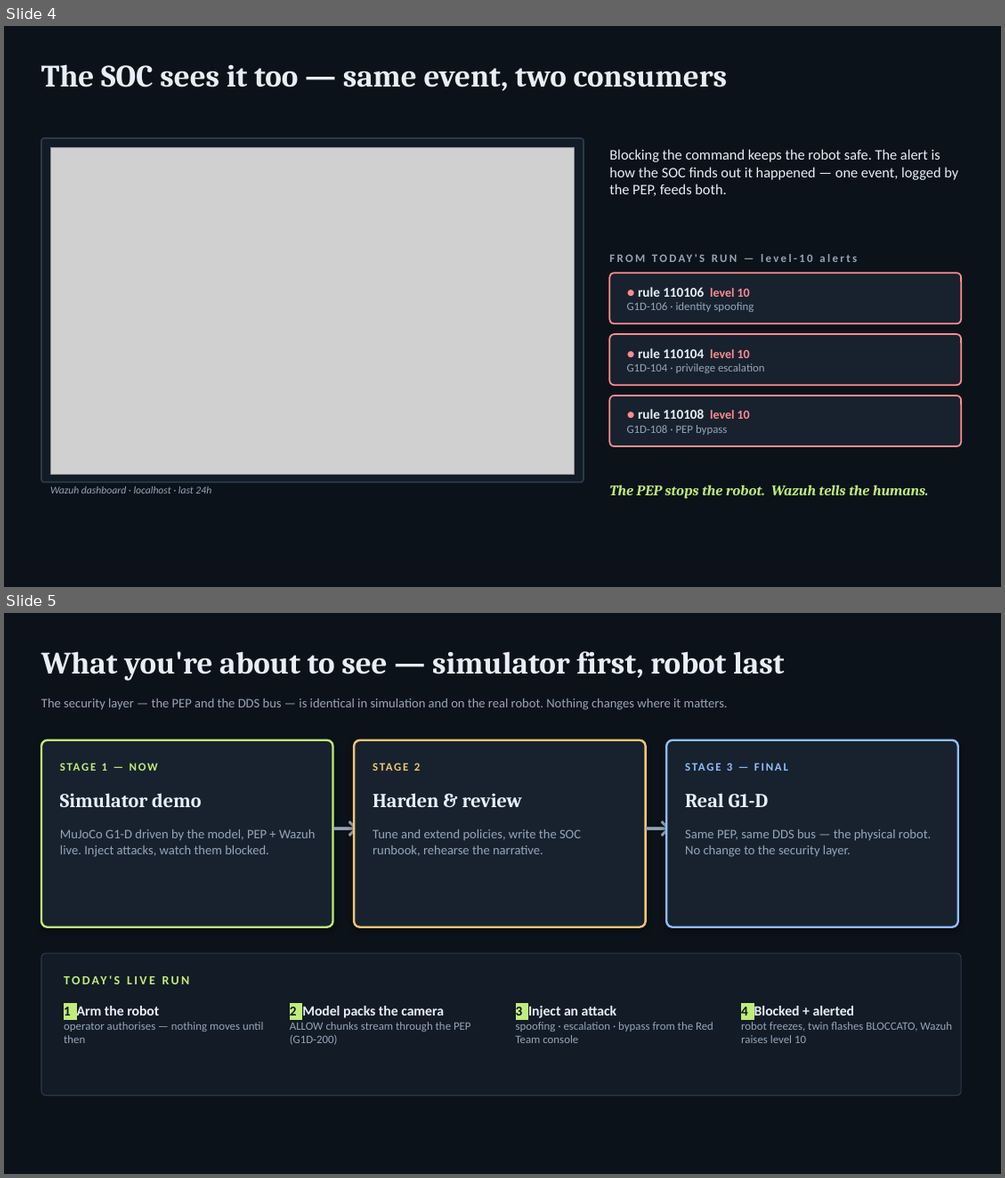
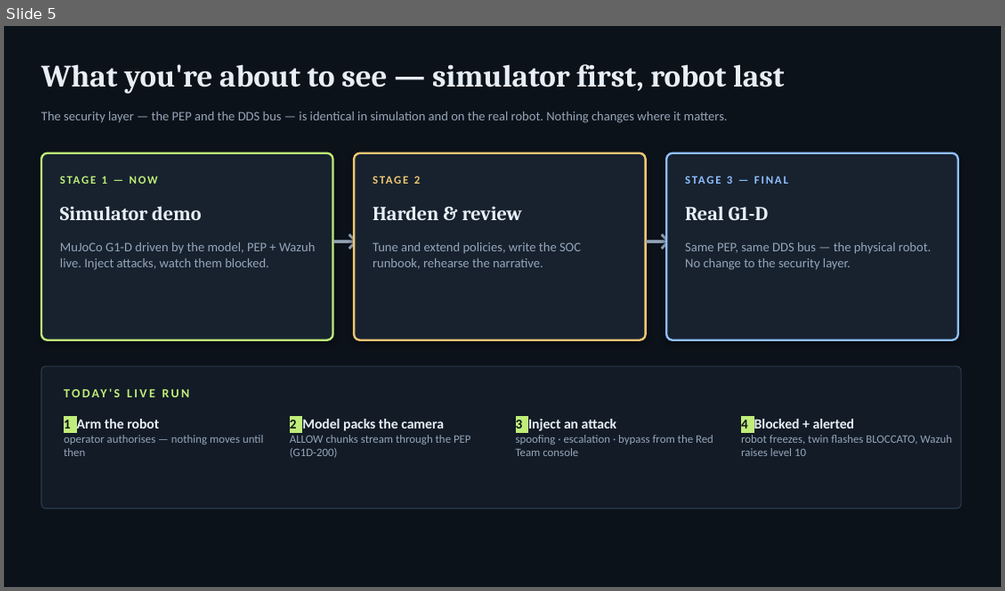
Before and after one commit to jmargni/CyberTwin-G1D, a slide deck: docs/DGS-G1D-PEP-demo.pptx. Shown one above the other, each under a label of ours: slides 4 and 5 before the commit, slide 5 after it. The pictures are 1005x1178 and 1005x591 pixels, drawn with LibreOffice and Linux fonts; fonts in the diff are those of the drawing; grey boxes stand for pictures. Boxes give left, top, right and bottom in pixels: in the first picture for what was removed or moved away, otherwise in the second. Text is boxed around its words. In the diff, an @@ line names an element or a change of style, - is before the commit and + after.

```diff
--- a/docs/DGS-G1D-PEP-demo.pptx
+++ b/docs/DGS-G1D-PEP-demo.pptx
@@ slide 4 removed at <box>4,26,1001,587</box>, background #0C121A @@
@@ text removed at <box>41,64,728,91</box> @@
-The SOC sees it too — same event, two consumers
@@ rounded rectangle removed at <box>41,138,583,483</box> @@
@@ picture removed at <box>50,147,574,474</box> @@
@@ text removed at <box>609,149,958,196</box> @@
-Blocking the command keeps the robot safe. The alert is how the SOC finds out it happened — one event, logged by the PEP, feeds both.
@@ text removed at <box>699,254,704,262</box> @@
-FROM TODAY'S RUN — level-10 alerts
@@ rounded rectangle removed at <box>610,273,961,323</box> @@
@@ text removed at <box>627,287,753,312</box> @@
-● rule 110106 level 10
-G1D-106 · identity spoofing
@@ rounded rectangle removed at <box>610,334,961,385</box> @@
@@ text removed at <box>627,348,765,373</box> @@
-● rule 110104 level 10
-G1D-104 · privilege escalation
@@ rounded rectangle removed at <box>610,395,961,446</box> @@
@@ text removed at <box>627,409,750,435</box> @@
-● rule 110108 level 10
-G1D-108 · PEP bypass
@@ text removed at <box>50,486,211,493</box> @@
-Wazuh dashboard · localhost · last 24h
@@ text removed at <box>609,484,928,499</box> @@
-The PEP stops the robot. Wazuh tells the humans.
```
Also in this commit, not shown: 1 slide changed, 1 slide added, 2 other files.
